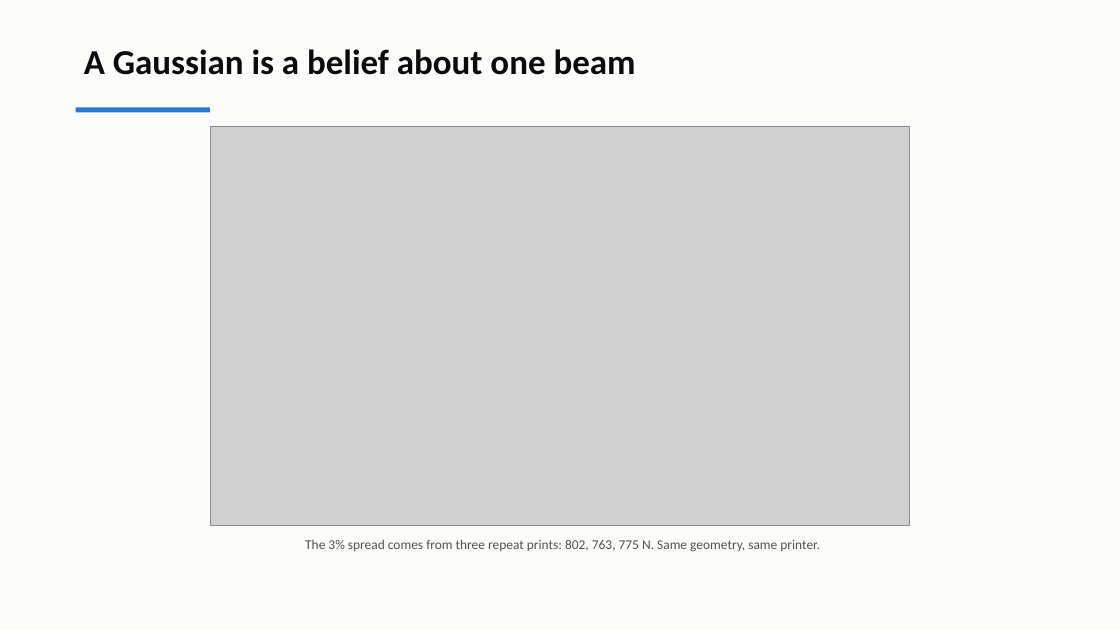
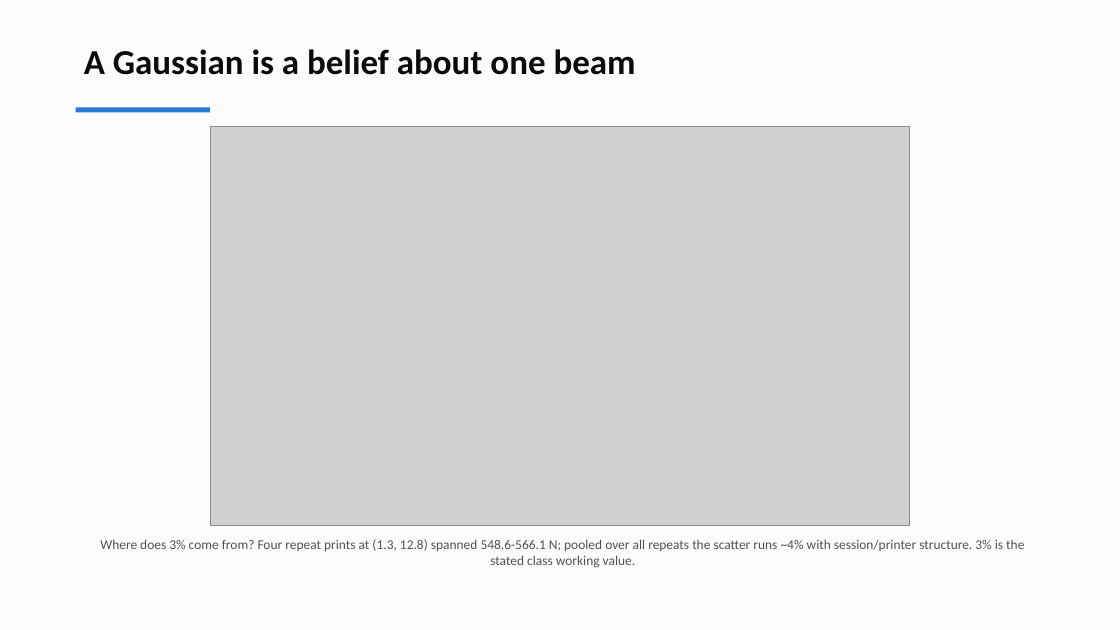
Before and after one commit to andrewvoss8-boop/core-me-data-science-activities-public, a slide deck: slide 5 of me323/Module1_drafts/ME323_Module1_Lecture2.pptx. Drawn at 1120x630 pixels with LibreOffice and Linux fonts; fonts in the diff are those of the drawing; grey boxes stand for pictures. Boxes give left, top, right and bottom in pixels: in the first picture for what was removed or moved away, otherwise in the second. Text is boxed around its words. In the diff, an @@ line names an element or a change of style, - is before the commit and + after.

```diff
--- a/me323/Module1_drafts/ME323_Module1_Lecture2.pptx
+++ b/me323/Module1_drafts/ME323_Module1_Lecture2.pptx
@@ text at <box>100,539,1024,568</box>: text changed @@
-The 3% spread comes from three repeat prints: 802, 763, 775 N. Same geometry, same printer.
+Where does 3% come from? Four repeat prints at (1.3, 12.8) spanned 548.6-566.1 N; pooled over all repeats the scatter runs ~4% with session/printer structure. 3% is the stated class working value.
```
Also in this commit, not shown: 6 other slides changed, 9 other files.
